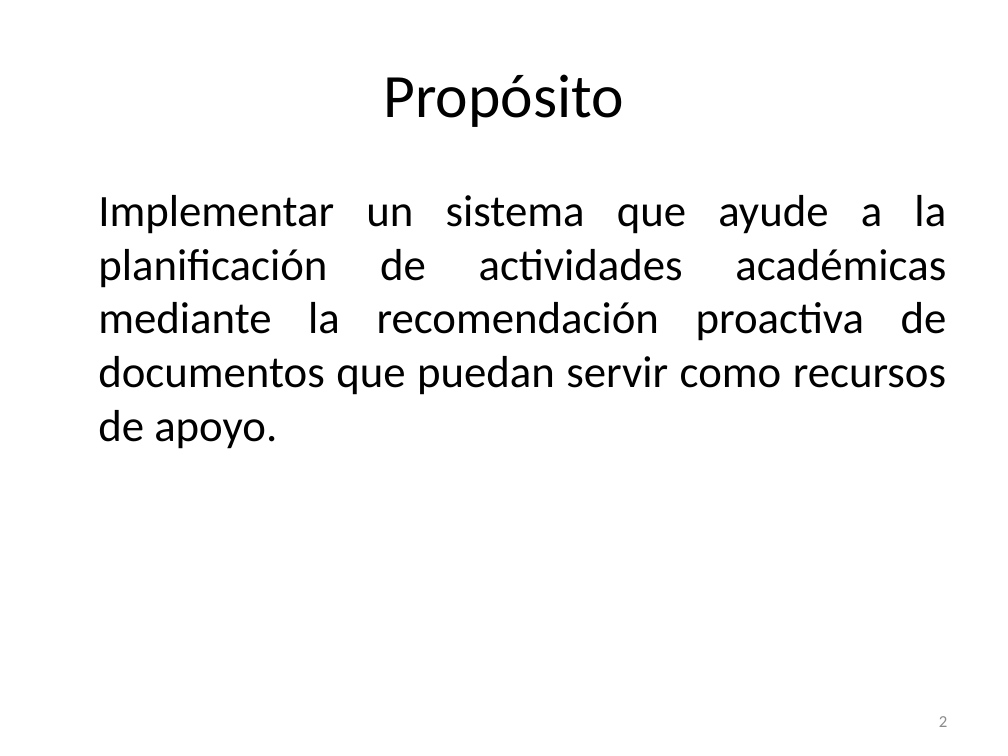
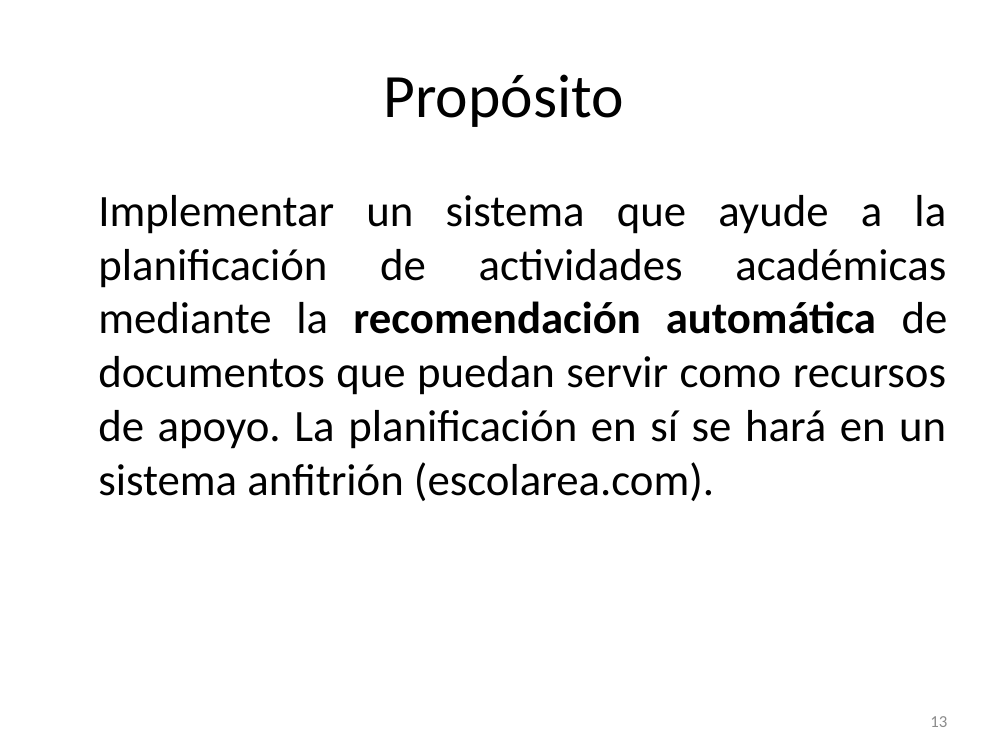
Before and after one commit to lfborjas/Lebrixen, a slide deck: slide 13 of Expo.pptx (slide 2 before the commit). Drawn at 1008x756 pixels with LibreOffice and Linux fonts; fonts in the diff are those of the drawing. Boxes give left, top, right and bottom in pixels: in the first picture for what was removed or moved away, otherwise in the second. Text is boxed around its words. In the diff, an @@ line names an element or a change of style, - is before the commit and + after.

```diff
--- a/Expo.pptx
+++ b/Expo.pptx
@@ text at bbox=[98, 195, 948, 501]: text changed @@
-Implementar un sistema que ayude a la planificación de actividades académicas mediante la recomendación proactiva de documentos que puedan servir como recursos de apoyo.
+Implementar un sistema que ayude a la planificación de actividades académicas mediante la recomendación automática de documentos que puedan servir como recursos de apoyo. La planificación en sí se hará en un sistema anfitrión (escolarea.com).
@@ page number at bbox=[930, 716, 947, 727]: text changed @@
-2
+13
```
Also in this commit, not shown: 6 other slides changed, 4 slides added, 1 slide removed, 1 other file.
